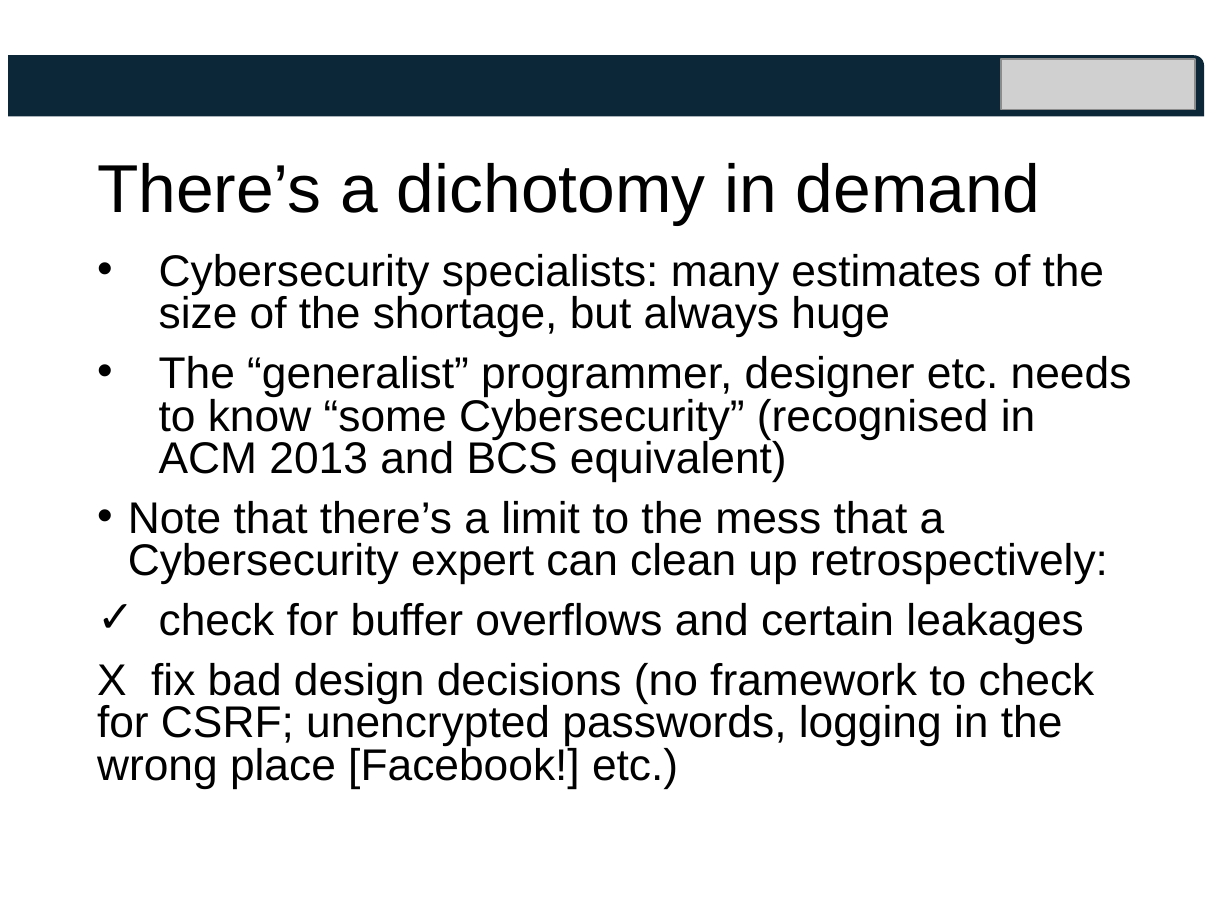
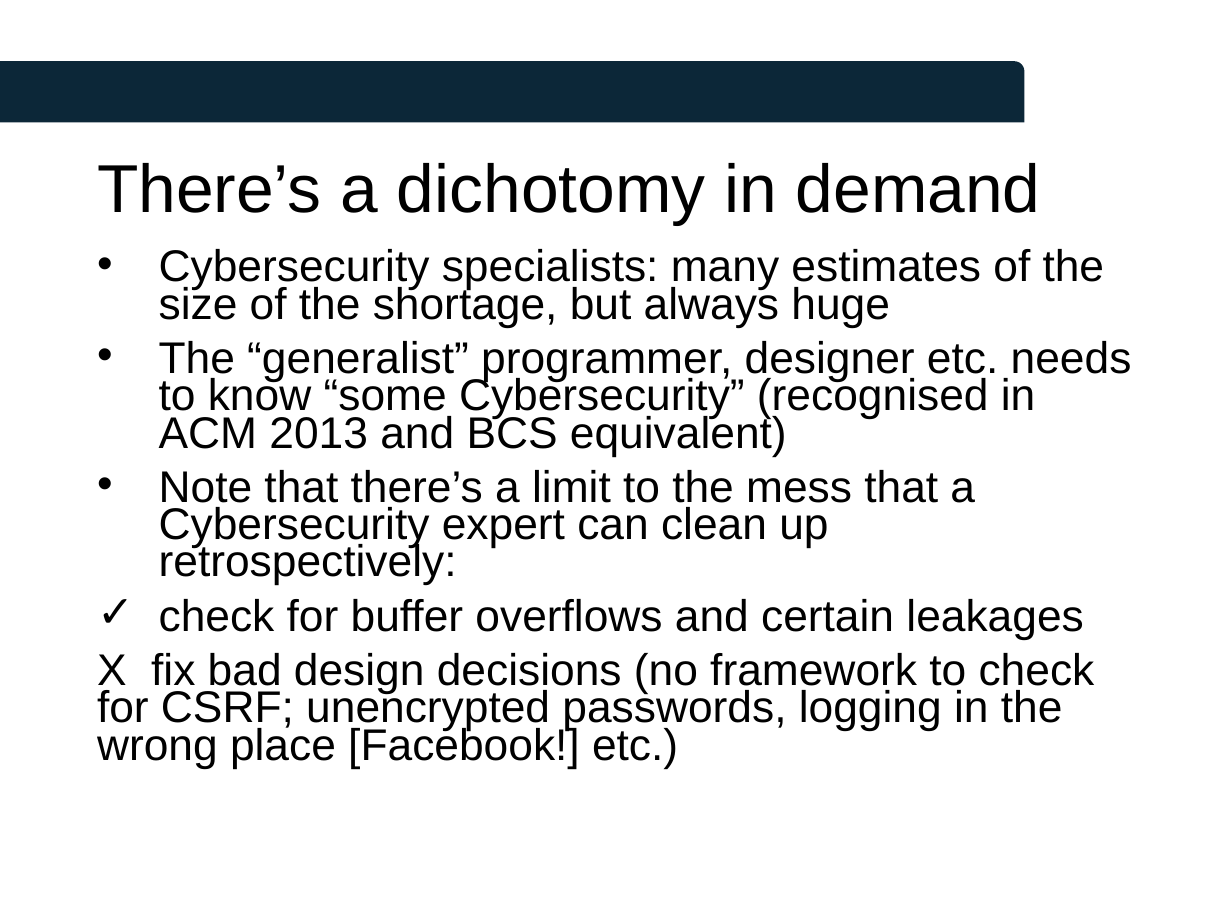
Before and after one commit to tomcrick/FIE2019, a slide deck: slide 3 of TalkatFI2019.pptx. Drawn at 1232x924 pixels with LibreOffice and Linux fonts; fonts in the diff are those of the drawing; grey boxes stand for pictures; background and template pictures are left out. Boxes give left, top, right and bottom in pixels: in the first picture for what was removed or moved away, otherwise in the second. Text is boxed around its words. In the diff, an @@ line names an element or a change of style, - is before the commit and + after.

```diff
--- a/TalkatFI2019.pptx
+++ b/TalkatFI2019.pptx
@@ round rect removed at (x1=9, y1=55, x2=1205, y2=117) @@
@@ picture removed at (x1=1002, y1=59, x2=1195, y2=110) @@
@@ round rect added at (x1=0, y1=62, x2=1025, y2=123), fill #0C2738 @@
@@ text "Cybersecurity specialists: many estimates of ..." at (x1=97, y1=249, x2=1132, y2=768): line spacing 0.8 to 0.7; indent changed @@
```
Also in this commit, not shown: 10 other slides changed.
